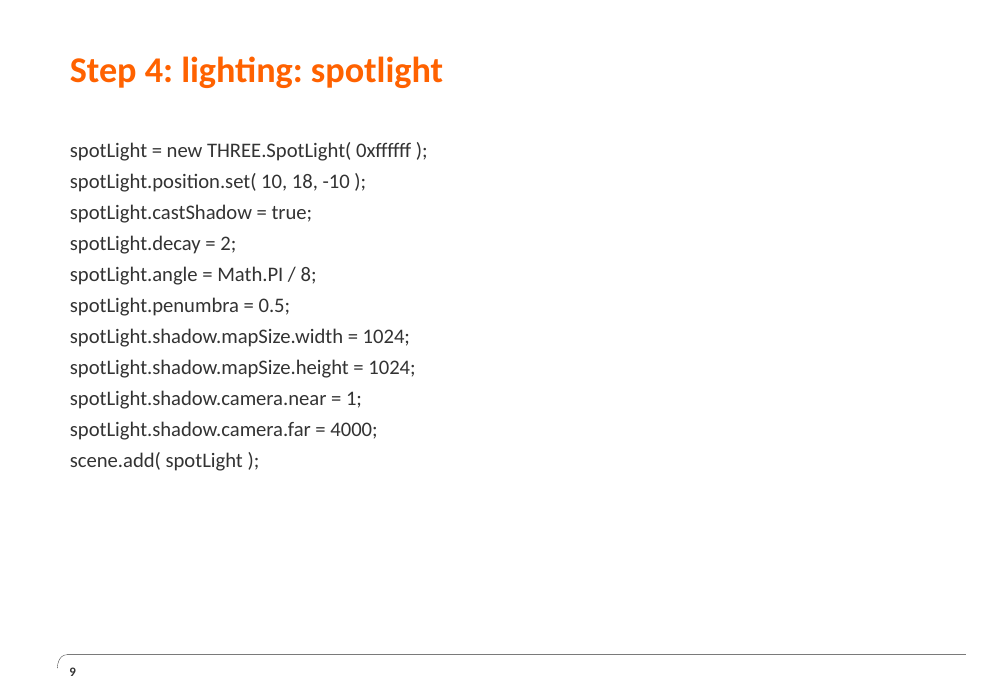
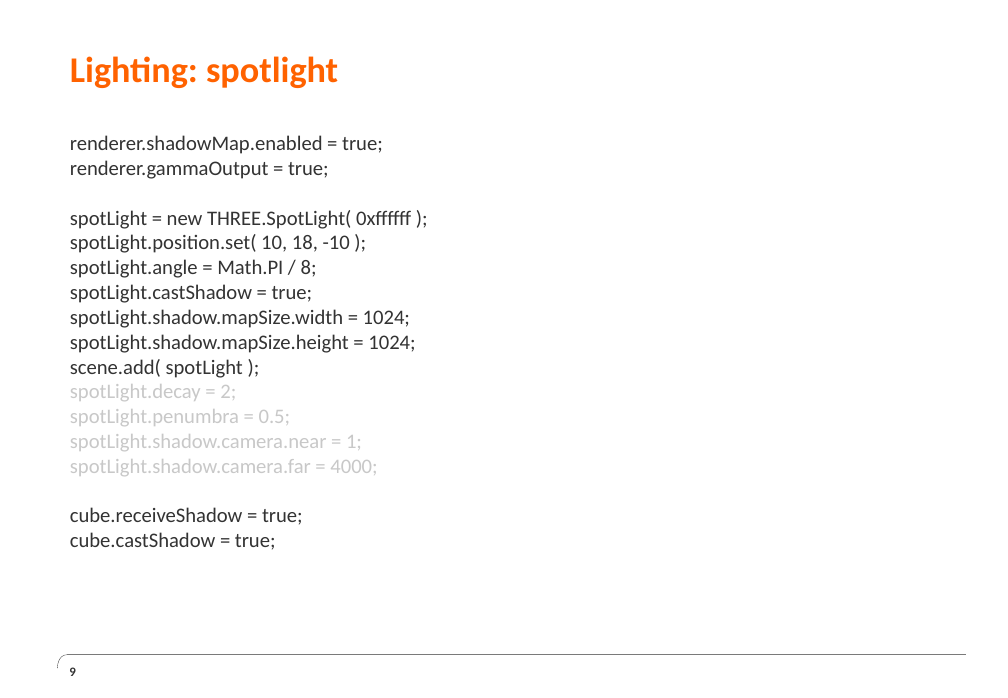
Before and after one commit to JesseBrand/WebGL, a slide deck: slide 9 of ppt/Presentatie Chaptermeeting WebGL 2.pptx. Drawn at 1008x698 pixels with LibreOffice and Linux fonts; fonts in the diff are those of the drawing; background and template pictures are left out. Boxes give left, top, right and bottom in pixels: in the first picture for what was removed or moved away, otherwise in the second. Text is boxed around its words. In the diff, an @@ line names an element or a change of style, - is before the commit and + after.

```diff
--- a/ppt/Presentatie Chaptermeeting WebGL 2.pptx
+++ b/ppt/Presentatie Chaptermeeting WebGL 2.pptx
@@ title at (70, 56, 338, 88): text changed @@
-Step 4: lighting: spotlight
+Lighting: spotlight
@@ text at (70, 135, 383, 179): paragraphs added @@
+renderer.shadowMap.enabled = true;
+renderer.gammaOutput = true;
@@ text at (70, 235, 317, 316): paragraphs removed @@
-spotLight.decay = 2;
-spotLight.angle = Math.PI / 8;
-spotLight.penumbra = 0.5;
@@ text at (70, 210, 415, 476): text colour #333333 to #C8C8C8 in "spotLight.shadow.camera.near = 1;", "spotLight.shadow.camera.far = 4000;"; line spacing 24pt to 1 @@
@@ text at (70, 259, 317, 278): paragraph added @@
+spotLight.angle = Math.PI / 8;
@@ text at (70, 359, 291, 426): paragraphs added @@
+scene.add( spotLight );
+spotLight.decay = 2;
+spotLight.penumbra = 0.5;
@@ text at (70, 507, 303, 550): text changed @@
-scene.add( spotLight );
+cube.receiveShadow = true;
+cube.castShadow = true;
```
Also in this commit, not shown: 8 other slides changed, 1 slide removed.
